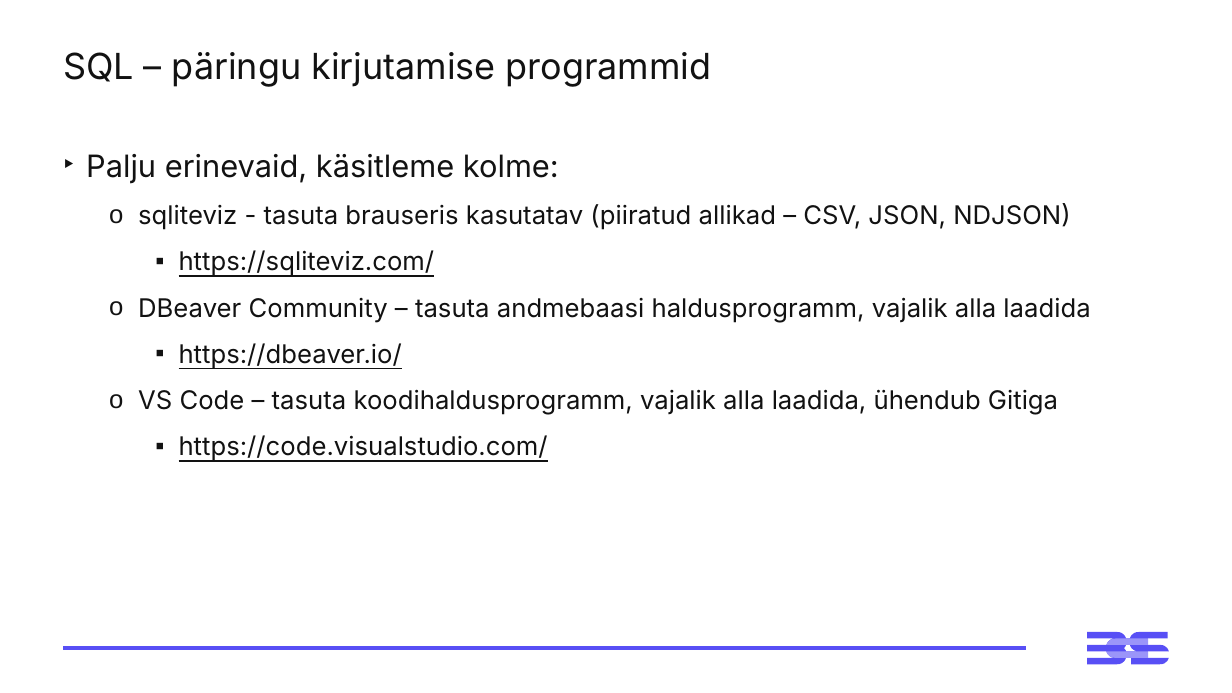
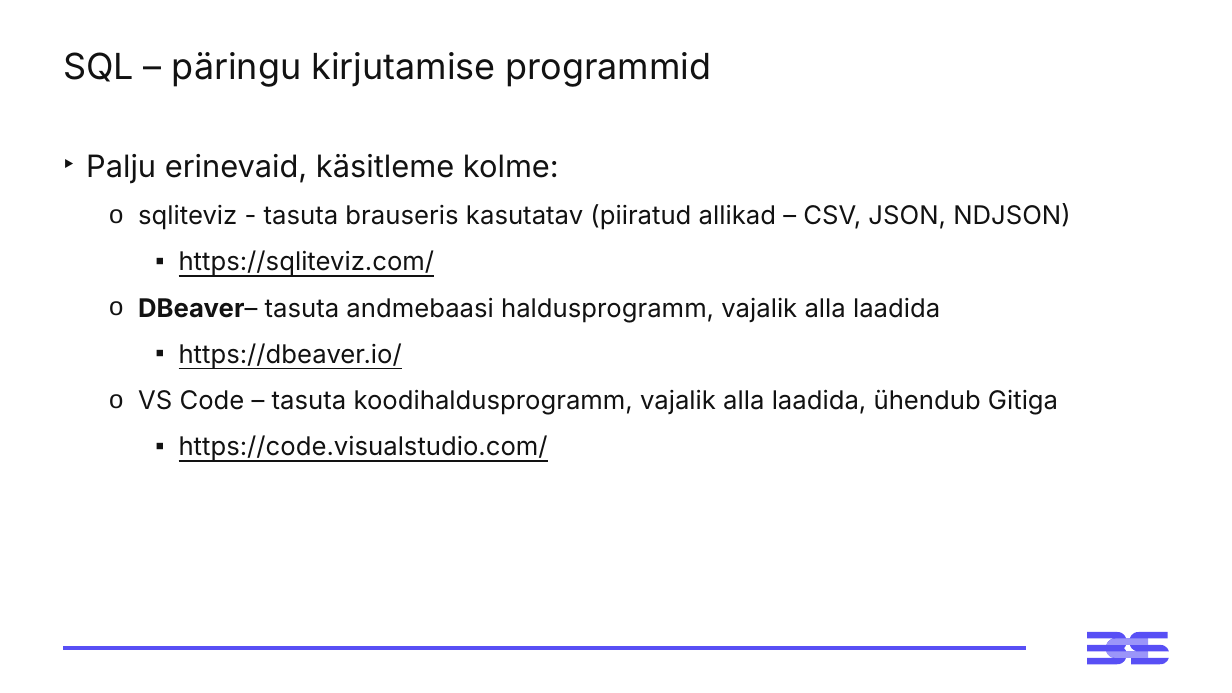
Before and after one commit to emilieabel/andmetarkus, a slide deck: slide 12 of Materjalid/Day6 SQL/6-paev-andmetarkus-esitlus.pptx (slide 11 before the commit). Drawn at 1232x693 pixels with LibreOffice and Linux fonts; fonts in the diff are those of the drawing. Boxes give left, top, right and bottom in pixels: in the first picture for what was removed or moved away, otherwise in the second. Text is boxed around its words. In the diff, an @@ line names an element or a change of style, - is before the commit and + after.

```diff
--- a/Materjalid/Day6 SQL/6-paev-andmetarkus-esitlus.pptx
+++ b/Materjalid/Day6 SQL/6-paev-andmetarkus-esitlus.pptx
@@ text at box(138, 297, 940, 322): text changed @@
-  o DBeaver Community – tasuta andmebaasi haldusprogramm, vajalik alla laadida
+  o DBeaver– tasuta andmebaasi haldusprogramm, vajalik alla laadida
```
Also in this commit, not shown: 6 other slides changed, 2 slides added, 1 slide removed.
